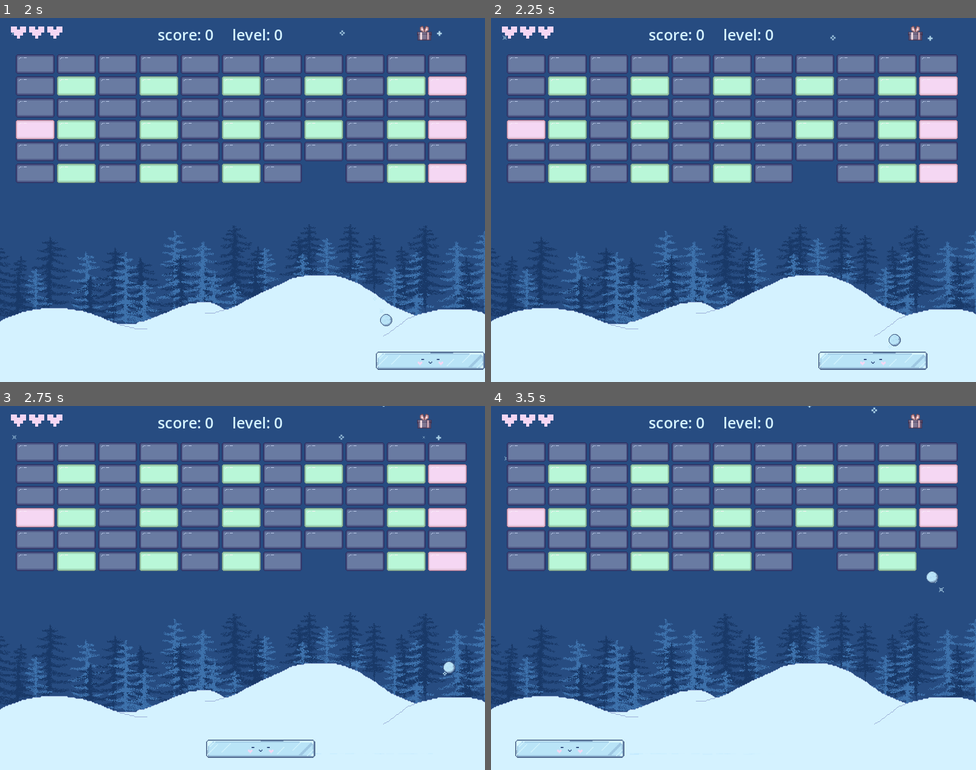
Above: before the commit, frames 1-4 (two rows, left to right).
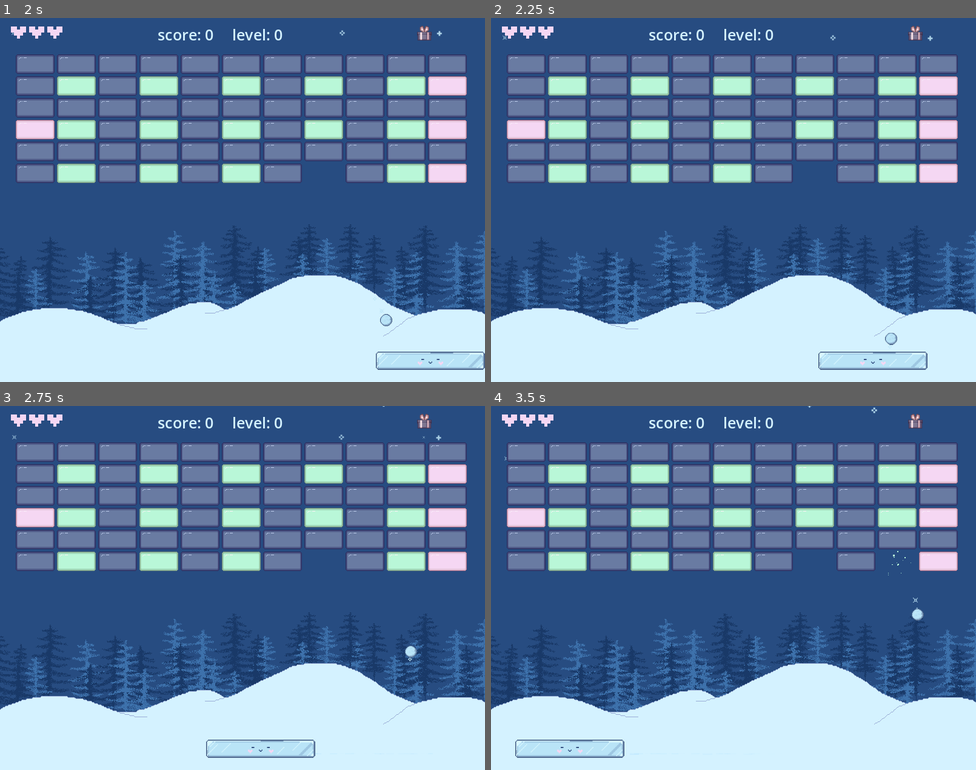
Above: after the commit, the same moments.

Repository: aysieelf/Snow-Break
Game: Godot game, scene res://levels/scenes/main_scene.tscn
Two runs of this game, one before a commit and one after it. Both use one fixed random seed, a clock stepped at 60 frames per second and the inputs below.
Inputs:
- Up to frame 1 (2 s): hold Right (move_right) from 0.53 s (still down)
- Up to frame 2 (2.25 s): release Right (move_right) at 2.03 s; hold A (move_left) from 2.03 s (still down)
- Up to frame 3 (2.75 s): keep holding A (move_left)
- Up to frame 4 (3.5 s): keep holding A (move_left)

Frame 1 is identical in both runs. In frame 2, less than 0.1% of the frame differs, in the area x 81-85%, y 86-91%; in frame 3, 0.1%; in frame 4, 1.0%, in the area x 79-97%, y 39-59%.

Commit message:
update: snowball.gd - refine logic for paddle bounce

Diff:
--- a/winter-splinter/levels/scenes/gameplay/snowball.gd
+++ b/winter-splinter/levels/scenes/gameplay/snowball.gd
@@ -33,29 +33,40 @@
 			velocity = new_direction * speed
 
 func _handle_platform_bounce(platform, collision_point):
-	# Get the CollisionShape2D node
 	var collision_shape = platform.get_node("CollisionShape2D")
+	var platform_width = collision_shape.shape.extents.x * 2 * platform.scale.x
 
-	# Get platform width (assuming it has a RectangleShape2D)
-	var platform_width = collision_shape.shape.extents.x * 2  # `extents.x` is half-width
+	# Left edge is already platform.position.x
+	var platform_left = platform.position.x
+	var platform_right = platform_left + platform_width
 
-	# Calculate relative hit position (-1 = left, 1 = right)
-	var relative_hit_position = (collision_point.x - platform.position.x) / (platform_width / 2)
+	# Compute correct relative hit position
+	var relative_hit_position = ((collision_point.x - platform_left) / platform_width) * 2 - 1
 
-	# Debugging: Print where the ball hits
-	print("Collision point:", collision_point, " Platform position:", platform.position)
-	print("Relative Hit Position:", relative_hit_position)
+	# Clamp to avoid values outside -1 to 1
+	relative_hit_position = clamp(relative_hit_position * 1.3, -1.0, 1.0)
 
-	# Convert relative hit position to an angle range
-	var bounce_angle = lerp(-Constants.MAX_BOUNCE_ANGLE, Constants.MAX_BOUNCE_ANGLE, (relative_hit_position + 1) / 2)
+	# Ensure smooth angle transitions
+	var max_bounce_angle = deg_to_rad(50)
+	var bounce_angle = relative_hit_position * max_bounce_angle
 
-	# Debugging: Print the bounce angle
-	print("Bounce Angle (radians):", bounce_angle, " Bounce Angle (degrees):", rad_to_deg(bounce_angle))
+	# Prevent too shallow angles, but allow proper flipping
+	var min_angle = deg_to_rad(10)  # Minimum 10° bounce
+	if abs(bounce_angle) < min_angle:
+		bounce_angle = sign(bounce_angle) * min_angle  # Ensure at least 10 degrees
 
-	# Create new direction based on bounce angle
-	direction = Vector2(cos(bounce_angle), -sin(bounce_angle)).normalized()
-	velocity = direction * speed
+	# Flip X direction if it was moving left
+	var new_direction = Vector2(sin(bounce_angle) * 0.8, -cos(bounce_angle)).normalized()
+	if relative_hit_position < 0:
+		new_direction.x = -abs(new_direction.x)  # Force it to move left when needed
 
+	# Prevent platform sliding
+	if new_direction.y > -0.1:
+		new_direction.y = -0.2
+		new_direction = new_direction.normalized()
+
+	# Keep ball speed constant
+	velocity = new_direction * speed
 
 
 func launch():
